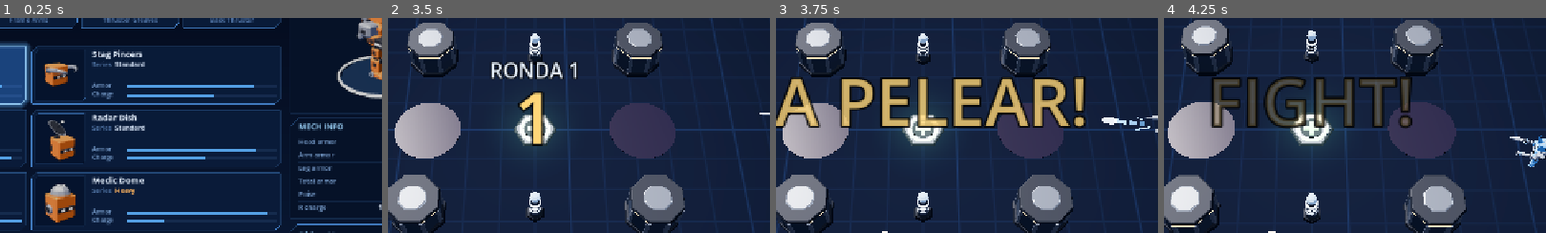
Above: before the commit, frames 1-4 (left to right).
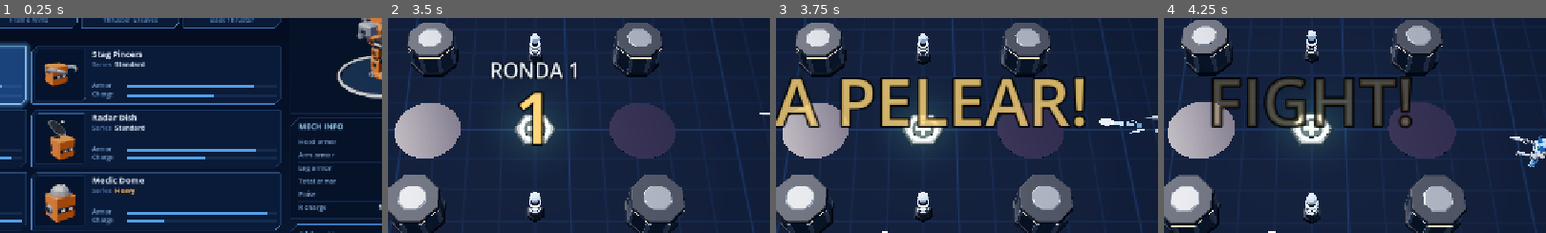
Above: after the commit, the same moments.

Repository: Vegm92/mech-duel
Game: Godot game, scene res://main.tscn
Two runs of this game, one before a commit and one after it. Both use one fixed random seed, a clock stepped at 60 frames per second and the inputs below.
Inputs (mouse positions are % of the whole screen's width and height, from its top left):
- Up to frame 1 (0.25 s): no input
- Up to frame 2 (3.5 s): click "FIGHT (Enter / Start)" at 0.5 s; tap Enter (ui_accept) at 1.25, 1.52, 2.27 s; move the mouse to (72, 45) at 1.27 s; hold D 1.28-2.03 s; tap L at 1.35, 2.1, 3.05 s; click (72, 45) at 1.42 s; move the mouse to (30, 55) at 2.02 s; hold S 2.03-2.78 s; move the mouse to (60, 28) at 2.77 s; hold D from 2.78 s (still down); tap Tab at 2.85 s
- Up to frame 3 (3.75 s): tap Enter (ui_accept) at 3.5 s; move the mouse to (45, 70) at 3.52 s; release D at 3.53 s; hold W from 3.53 s (still down); tap Keypad Enter at 3.6 s; click (45, 70) at 3.67 s
- Up to frame 4 (4.25 s): keep holding W; tap Enter (ui_accept) at 3.77 s; tap L at 3.8 s
The pictures show only the part of the screen within x 31-81%, y 18-68%; the shares and areas given below are measured in that part.

Frames 1-2 are identical in both runs. In frame 3, 0.3% of the frame differs, in the area x 84-98%, y 46-54%; in frame 4, nothing differs.

Commit message:
fix(godot): weapon visuals match where they really hit
- Shots, muzzle flashes, laser, tesla, flamer and mortar start at the gun barrel
- Fist and drill fly out to their real range; sweep trails reach the real range
- Hammer hits with the small end of its head, claws cut with their edge
- Whip is a 16-link rope: coils standing up, pulls back overhead, lashes out to its range

Story: Victor playtest notes 2026-10-27

Co-Authored-By: Claude Opus 5.5 <noreply@anthropic.com>

Diff:
--- a/godot/src/fx.gd
+++ b/godot/src/fx.gd
@@ -438,7 +438,7 @@
 
 
 static func muzzle(parent: Node3D, f: Dictionary, c: Color) -> void:
-	var p := Vector3(f.x, 1.05, f.y)
+	var p := Vector3(f.x, f.get("h", 1.05), f.y)
 	var dir := Vector3(cos(f.a), 0.05, sin(f.a))
 	flash(parent, p, MUZZLE.flash, MUZZLE.secs, c.lightened(0.6))
 	star(parent, p, MUZZLE.star, MUZZLE.star_secs, c)
--- a/godot/src/mech.gd
+++ b/godot/src/mech.gd
@@ -22,8 +22,10 @@
 const FIST := Vector3(0.438, -0.235, 0)
 const MOUNT := {"rivet": "arm", "scatter": "arm", "gatling": "arm", "tesla": "arm", "flamer": "shoulder", "missiles": "shoulder", "mortar": "shoulder"}
 const THRUST := ["drill", "bunker", "fist", "whip"]
-const TRAIL := {"saw": [Vector3(0.85, 0, 0), Vector3(1.28, 0 …(422 unchanged characters)… 0.66, 0, -0.14), Vector3(0.66, 0, 0.14)], "whip": [Vector3(1.75, 0, -0.06), Vector3(1.75, 0, 0.06)]}
+const TRAIL := {"saw": [Vector3(0.85, 0, 0), Vector3(1.28, 0 …(422 unchanged characters)… 0.66, 0, -0.14), Vector3(0.66, 0, 0.14)]}
 const TAIL := 1.6
+const TIP := {"drill": 1.4, "bunker": 1.25, "fist": 0.72}
+const WHIP := {"links": 16, "len": 3.95, "coil": 2.2, "back": 2.4, "crack": 2.5}
 const TRAIL_LIFE := 0.16
 
 var team := 0
@@ -34,6 +36,7 @@
 var hips: Node3D
 var hands := {}
 var held := {}
+var tips := {}
 var shown := {}
 var trail: MeshInstance3D
 var strokes := []
@@ -175,9 +178,22 @@
 	return mi
 
 
-static func weapon_node(name: String, mats: Dictionary) -> Node3D:
+static func weapon_node(name: String, mats: Dictionary, side := 1.0) -> Node3D:
 	var n := Node3D.new()
-	add_part(n, name, mats, "guns")
+	if name == "whip":
+		add(n, cyl(0.04, 0.04, 0.32), mats.joint, Vector3.ZERO, Vector3(0, 0, PI / 2))
+		add(n, cyl(0.06, 0.06, 0.06), mats.trim, Vector3(0.17, 0, 0), Vector3(0, 0, PI / 2))
+		for i in WHIP.links:
+			var w := lerpf(0.07, 0.03, float(i) / WHIP.links)
+			add(n, box(Vector3(WHIP.len / WHIP.links * 1.15, w, w)), mats.trim if i % 2 else mats.body).set_meta("link", i)
+		add(n, ball(0.08, 8), mats.glow).set_meta("link", WHIP.links)
+		lash(n, 0.0)
+		return n
+	var part := add_part(n, name, mats, "guns")
+	if name == "hammer":
+		part.rotation.x = PI / 2
+	elif name == "claws":
+		part.rotation.x = side * PI / 2
 	if name == "saw":
 		var disc := add_part(n, "saw_disc", mats, "guns")
 		disc.position = Vector3(0.75, 0, 0)
@@ -268,9 +284,11 @@
 		var fore := arm(p, lo.arms, "_L" if hand == "left" else "_R", parts)
 		var mount: String = MOUNT.get(lo[hand], "hand")
 		fore.visible = mount != "arm"
-		var w := weapon_node(lo[hand], parts)
+		var w := weapon_node(lo[hand], parts, side)
 		w.position = ELBOW if mount == "arm" else (Vector3(0, 0.15, side * 0.02) if mount == "shoulder" else FIST)
 		p.add_child(w)
+		var box_of: AABB = (w.get_child(0) as MeshInstance3D).get_aabb()
+		tips[hand] = Vector3(box_of.end.x, box_of.get_center().y, box_of.get_center().z)
 		for c in w.get_children():
 			if c.has_meta("spin"):
 				spin.append(c)
@@ -371,6 +389,8 @@
 		var turn0: float = turned.get(hand, 0.0)
 		turned[hand] = turn
 		pose(hand, key, cur, droop)
+		if key == "whip":
+			lash(held[hand], cur)
 		torso.rotation.y += turn
 		if TRAIL.has(key) and cur > -0.3 and (cur > prev + 0.01 or absf(turn) > absf(turn0) + 0.001 or (key in THRUST and r >= 1.0)):
 			streak(hand, key, maxf(prev, -0.3), cur, turn0 if absf(turn) >= absf(turn0) else turn, turn, droop, -m.aim, dt)
@@ -416,6 +436,7 @@
 	p.rotation = q[0]
 	p.position.x = q[1]
 	held[hand].rotation = q[2]
+	held[hand].position = FIST + Vector3(q[4], 0, 0)
 	torso.rotation.y += q[3]
 
 
@@ -434,6 +455,9 @@
 	var spinning := sp1 != 0.0
 	var thrust := key in THRUST and not spinning
 	var edge: Array = TRAIL[key]
+	if not key in THRUST:
+		var more := sweep_extra(key)
+		edge = [edge[0] + Vector3(more if edge[0].x == edge[1].x else 0.0, 0, 0), edge[1] + Vector3(more, 0, 0)]
 	if key in THRUST and spinning:
 		edge = [Vector3(edge[0].x - 0.5, 0, 0), Vector3(edge[0].x, 0, 0)]
 		if live.has(hand) and not live[hand].spin:
@@ -447,7 +471,7 @@
 	for i in range(0 if fresh_stroke else 1, n + 1):
 		var t := float(i) / n
 		var q := pose_of(hand, key, lerpf(r0, r1, t), droop)
-		var tf := global_transform * Transform3D(Basis.from_euler(Vector3(0, yaw + q[3] + lerpf(sp0, sp1, t), 0))) * Transform3D(Basis.from_euler(q[0]), Vector3(q[1], 1.32, s * shoulder)) * Transform3D(Basis.from_euler(q[2]), FIST)
+		var tf := global_transform * Transform3D(Basis.from_euler(Vector3(0, yaw + q[3] + lerpf(sp0, sp1, t), 0))) * Transform3D(Basis.from_euler(q[0]), Vector3(q[1], 1.32, s * shoulder)) * Transform3D(Basis.from_euler(q[2]), FIST + Vector3(q[4], 0, 0))
 		if thrust and i == 0:
 			live[hand].pts.append([tf * (edge[0] - Vector3(TAIL, 0, 0)), tf * (edge[1] - Vector3(TAIL, 0, 0)), TRAIL_LIFE * 0.5])
 		live[hand].pts.append([tf * edge[0], tf * edge[1], dt * (n - i) / n])
@@ -479,7 +503,7 @@
 func pose_of(hand: String, key: String, r: float, droop: float) -> Array:
 	var back := r < 0
 	if key in THRUST:
-		return [Vector3(0, 0, droop), r * (0.14 if back else 0.32), Vector3.ZERO, 0.0]
+		return [Vector3(0, 0, droop), r * (0.14 if back else 0.32), Vector3.ZERO, 0.0, maxf(r, 0.0) * thrust_extra(key)]
 	var s := -1.0 if hand == "left" else 1.0
 	var arm: Vector3
 	var x: float
@@ -496,4 +520,38 @@
 		tool = Vector3(0, -1.2 * s, 0.9) if back else Vector3(0, Sim.WEAPONS[key].arc * 0.5 * s, 0.05)
 		twist = 0.3
 	var k := absf(r)
-	return [arm * k + Vector3(0, 0, droop), x * k, Vector3(0, -s * 0.5, 0.6).lerp(tool, k), twist * s * r]
+	return [arm * k + Vector3(0, 0, droop), x * k, Vector3(0, -s * 0.5, 0.6).lerp(tool, k), twist * s * r, 0.0]
+
+
+static func thrust_extra(key: String) -> float:
+	return maxf(0.0, Sim.WEAPONS[key].range - (0.32 + FIST.x + TIP[key])) if TIP.has(key) else 0.0
+
+
+static func sweep_extra(key: String) -> float:
+	return maxf(0.0, Sim.WEAPONS[key].range - ((0.15 if key == "hammer" else 0.12) + FIST.x + TRAIL[key][1].x))
+
+
+static func lash(w: Node3D, r: float) -> void:
+	var e := -r * 0.35 if r < 0 else r
+	var seg: float = WHIP.len / WHIP.links
+	var bend: float = TAU * WHIP.coil / WHIP.links
+	var th: float = -WHIP.back * maxf(-r, 0.0)
+	var p := Vector3(0.2, 0, 0)
+	for c in w.get_children():
+		if not c.has_meta("link"):
+			continue
+		var i: int = c.get_meta("link")
+		if i == WHIP.links:
+			c.position = p
+			c.scale = Vector3.ONE * (1.0 + WHIP.crack * smoothstep(0.9, 1.0, e))
+			continue
+		var u := float(i) / WHIP.links
+		th += bend * (0.6 + 0.8 * u) * clampf((u - (e * 1.3 - 0.3)) / 0.3, 0.0, 1.0)
+		var d := Vector3(cos(th), -sin(th), 0)
+		c.position = p + d * seg / 2.0
+		c.rotation = Vector3(0, 0, atan2(d.y, d.x))
+		p += d * seg
+
+
+func barrel(hand: String) -> Vector3:
+	return held[hand].global_transform * tips[hand]
--- a/godot/src/view.gd
+++ b/godot/src/view.gd
@@ -5,6 +5,7 @@
 const Fx = preload("res://src/fx.gd")
 const TRACER := 0.028
 const DASHES := [0.4, 0.25, 0.15]
+const BLEND := 4.0
 const Hype = preload("res://src/hype.gd")
 const CROWD := {"rows": [0.65, 1.95], "gap": 0.55, "empty": 0.08, "neutral": 0.2,
 	"neutrals": [Color8(230, 230, 236), Color8(60, 64, 74), Color8(240, 200, 60), Color8(120, 200, 120)],
@@ -82,6 +83,7 @@
 var heal_cross: Node3D
 var jets := []
 var cones := {}
+var muzzle_off := {}
 var labels := []
 var kick := Vector3.ZERO
 var reticle: MeshInstance3D
@@ -368,6 +370,7 @@
 
 func sync(state: Dictionary, aim: Vector3, dt: float) -> void:
 	tick += 1
+	muzzle_off.clear()
 	for i in mechs.size():
 		mechs[i].sync(state.mechs[i], tick, dt)
 		var act = state.mechs[i].act
@@ -543,12 +546,26 @@
 	return n
 
 
+func barrel(state: Dictionary, id, gun: String, hand := "") -> Variant:
+	if typeof(id) != TYPE_INT or id < 0 or id >= mechs.size():
+		return null
+	var m = state.mechs[id]
+	if hand == "":
+		for h in Sim.HANDS:
+			if m.loadout[h] == gun and (hand == "" or (m.act != null and m.act.k == h)):
+				hand = h
+	if hand == "":
+		return null
+	return to_local(mechs[id].barrel(hand))
+
+
 func cone(state: Dictionary, id: int, shots: Array) -> void:
 	if not cones.has(id):
 		cones[id] = Fx.flame_cone(self)
 	var C := Fx.CONE
 	var m = state.mechs[id]
-	var o := Vector2(m.x, m.y)
+	var tip = barrel(state, id, "flamer")
+	var o := Vector2(tip.x, tip.z) if tip != null else Vector2(m.x, m.y)
 	var sum := Vector2.ZERO
 	var near := INF
 	var far := 0.0
@@ -573,7 +590,11 @@
 	var kind: String = s.kind if s.kind in ["bolt", "missile", "hook"] else "bolt"
 	var n := node_for(s, kind)
 	var ang := atan2(s.vy, s.vx)
-	n.position = Vector3(s.x, 1.05, s.y)
+	if n.get_meta("fresh"):
+		n.set_meta("off", Vector2.ZERO if kind == "hook" else muzzle_off.get(s.owner, Vector2.ZERO))
+		n.set_meta("from", Vector2(s.x, s.y))
+	var off: Vector2 = n.get_meta("off") * clampf(1.0 - (Vector2(s.x, s.y) - n.get_meta("from")).length() / BLEND, 0.0, 1.0)
+	n.position = Vector3(s.x + off.x, 1.05, s.y + off.y)
 	n.rotation = Vector3(0, -ang, 0)
 	var team := team_of(state, s.owner)
 	match kind:
@@ -606,6 +627,9 @@
 
 func lob(state: Dictionary, l: Dictionary) -> void:
 	var n := node_for(l, "lob")
+	if n.get_meta("fresh"):
+		n.set_meta("off", muzzle_off.get(l.get("owner", -1), Vector2.ZERO))
+	var off: Vector2 = n.get_meta("off")
 	n.position = Vector3(l.x, 0.06, l.y)
 	var p: float = 1.0 - float(l.t) / float(l.T)
 	n.get_child(0).scale = Vector3(l.r, 1, l.r)
@@ -613,7 +637,7 @@
 	var shell: MeshInstance3D = n.get_child(2)
 	shell.visible = l.kind != "decoy"
 	var arc := 7.0 if l.kind == "shell" else 14.0
-	var from := Vector3(l.sx - l.x, 1.1, l.sy - l.y)
+	var from := Vector3(l.sx - l.x + off.x, 1.1, l.sy - l.y + off.y)
 	if l.kind == "strike":
 		from = Vector3(0, 30, 0)
 	shell.position = from.lerp(Vector3.ZERO, p) + Vector3(0, arc * 4.0 * p * (1.0 - p) if l.kind == "shell" else 0.0, 0)
@@ -761,12 +785,27 @@
 			stop = maxi(stop, Fx.boom(self, marks, f))
 			shake = maxf(shake, 0.6 if big else 0.2)
 		"muzzle":
-			Fx.muzzle(self, f, Mech.TEAM[team_of(state, f.id)])
+			var g := f.duplicate()
+			var b = barrel(state, f.id, f.gun, f.hand)
+			if b != null:
+				muzzle_off[f.id] = Vector2(b.x - f.x, b.z - f.y)
+				g.x = b.x
+				g.y = b.z
+				g["h"] = b.y
+			Fx.muzzle(self, g, Mech.TEAM[team_of(state, f.id)])
 		"zap":
+			var g := f
+			if f.has("id") and f.kind in ["laser", "tesla"]:
+				var m = state.mechs[f.id]
+				var b = barrel(state, f.id, f.kind)
+				if b != null and (f.kind == "laser" or Vector2(f.x1 - m.x, f.y1 - m.y).length() < 0.5):
+					g = f.duplicate()
+					g.x1 = b.x
+					g.y1 = b.z
 			if f.kind == "laser":
-				Fx.ray(self, f, 0.35, "laser", 0.16)
+				Fx.ray(self, g, 0.35, "laser", 0.16)
 			else:
-				Fx.arc(self, f)
+				Fx.arc(self, g)
 		"beam":
 			if f.kind == "lance":
 				Fx.ray(self, f, Sim.LANCE.halfWidth * 2.0, "lance", 0.35, true)
Not shown, added: production/qa/evidence/godot-whip-lash-2026-10-27.png
